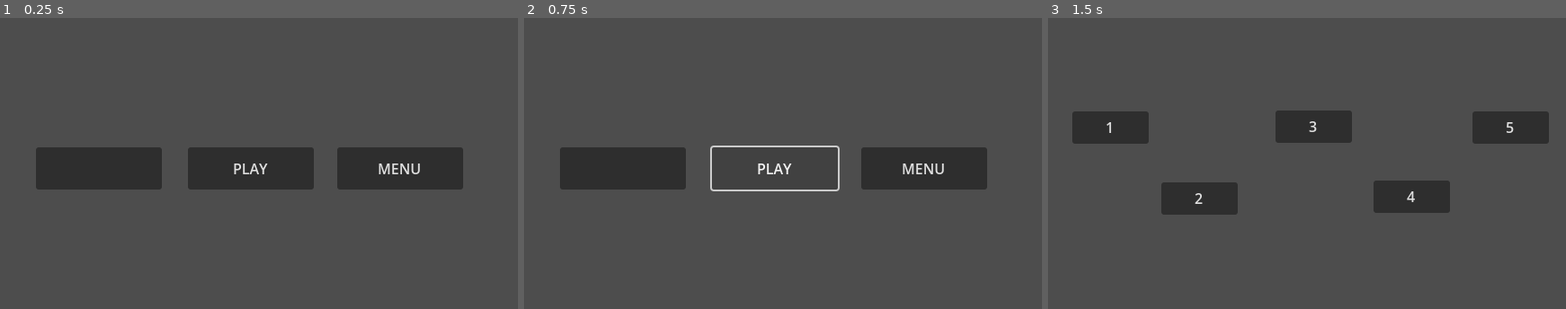
Above: before the commit, frames 1-3 (left to right).
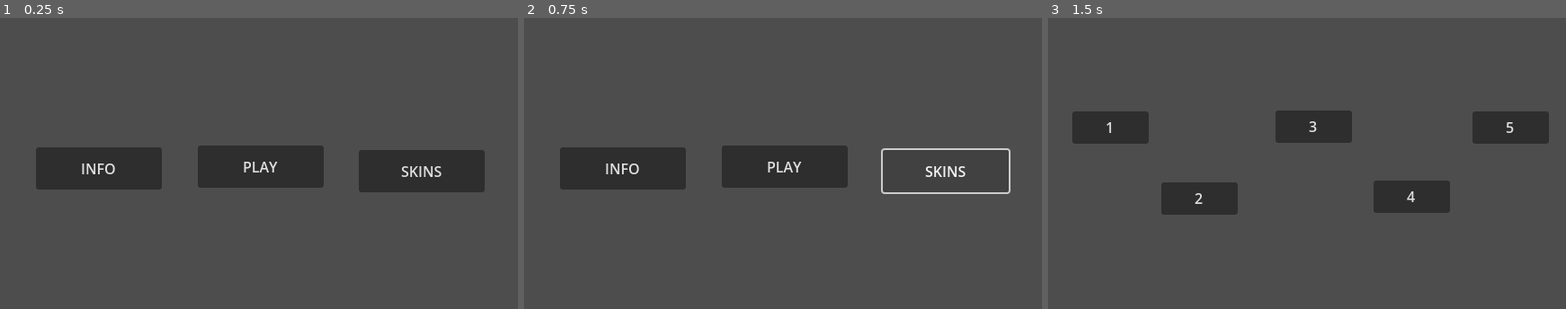
Above: after the commit, the same moments.

Repository: CIStudio/Economy_Race
Game: Godot game, scene res://Scenes/menu/menu.tscn
The game is run twice, just before and just after one commit, with the same random seed, the same clock (stepped at 60 frames per second) and the same inputs. Before the commit the project starts from res://Scripts/menu/menu.tscn.
Inputs:
- Up to frame 1 (0.25 s): no input
- Up to frame 2 (0.75 s): click "PLAY" (after the commit: "SKINS") at 0.5 s
- Up to frame 3 (1.5 s): click "MENU" (after the commit: "PLAY") at 1.25 s

The runs differ from the first frame. In frame 1, 3.0% of the frame differs, in the area x 15-94%, y 43-60%; in frame 2, 2.3%; in frame 3, nothing differs.

Commit message:
Commit number 7

Diff:
--- a/economy_race/Scripts/menu/menu.tscn
+++ b/economy_race/Scenes/menu/menu.tscn
@@ -5,25 +5,26 @@
 [node name="Menu" type="Node2D"]
 script = ExtResource("1_b42k7")
 
-[node name="play" type="Button" parent="."]
-offset_left = 209.0
-offset_top = 144.0
-offset_right = 349.0
-offset_bottom = 191.0
+[node name="skins" type="Button" parent="."]
+offset_left = 399.0
+offset_top = 147.0
+offset_right = 539.0
+offset_bottom = 194.0
+text = "SKINS"
+
+[node name="menu" type="Button" parent="."]
+offset_left = 220.0
+offset_top = 142.0
+offset_right = 360.0
+offset_bottom = 189.0
 text = "PLAY"
 
-[node name="menu" type="Button" parent="."]
-offset_left = 375.0
-offset_top = 144.0
-offset_right = 515.0
-offset_bottom = 191.0
-text = "MENU"
-
-[node name="Button3" type="Button" parent="."]
+[node name="info" type="Button" parent="."]
 offset_left = 40.0
 offset_top = 144.0
 offset_right = 180.0
 offset_bottom = 191.0
+text = "INFO"
 
-[connection signal="pressed" from="play" to="." method="_on_play_pressed"]
+[connection signal="pressed" from="skins" to="." method="_on_play_pressed"]
 [connection signal="pressed" from="menu" to="." method="_on_menu_pressed"]
--- a/economy_race/Scripts/menu/menu.gd
+++ b/economy_race/Scripts/menu/menu.gd
@@ -9,4 +9,4 @@
 
 
 func _on_menu_pressed() -> void:
-	get_tree().change_scene_to_file("res://Scripts/menu/level_menu.tscn")
+	get_tree().change_scene_to_file("res://Scenes/menu/level_menu.tscn")
--- a/economy_race/project.godot
+++ b/economy_race/project.godot
@@ -11,7 +11,7 @@
 [application]
 
 config/name="Economy_Race"
-run/main_scene="res://Scripts/menu/menu.tscn"
+run/main_scene="res://Scenes/menu/menu.tscn"
 config/features=PackedStringArray("4.3", "GL Compatibility")
 config/icon="res://icon.svg"
 
Not shown: 1 places in economy_race/Scenes/menu/level_menu.tscn that only renumber resources
